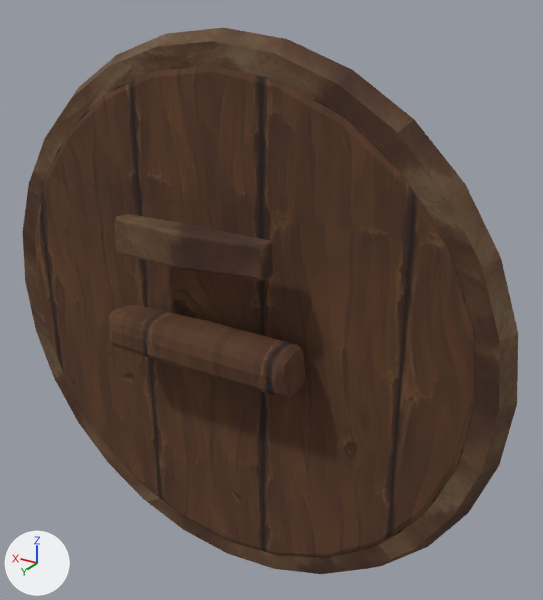
What one commit did to the glTF model assets/models/items/shield_shell.glb.
One viewpoint serves both versions: a 50 mm lens placed at (-0.484, 0.715, 0.76), pointed at (-0.037, -0.029, 0.388). Every picture has the same lights, and +X, +Y and +Z are marked at lower left. The older version comes first. Vertices at exactly the same position are counted once.

Before the edit, the objects in view are built like this:
```python
me_cube_001 = bpy.data.meshes.new('Cube.001')
me_cube_001.from_pydata(...)  # 1826 vertices, 3658 faces; spans x -0.355..0.355, y -0.1..0.1, z 0.0..0.71
# faces by material slot: [542, 476, 1776, 864]
me_cube_001.materials.append(mat_leather_dark)  # picture img_leather_dark
me_cube_001.materials.append(mat_wood_dark)  # picture img_wood_dark
me_cube_001.materials.append(mat_stone_c)  # picture img_stone_c
me_cube_001.materials.append(mat_stone_b)  # picture img_stone_b
ob_model = bpy.data.objects.new('model', me_cube_001)
ob_model.location = (0.0, 0.0, 0.0)
```
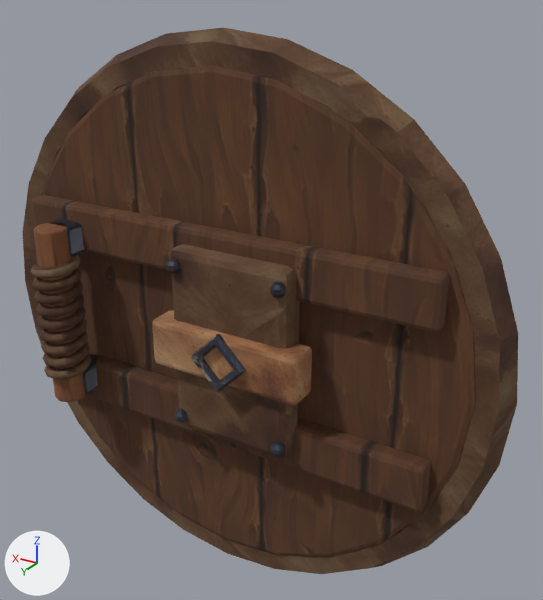
The newer file is also turned or shifted as a whole; pictures and numbers use the older file's frame.

Edits to the bpy script that builds the scene:
```text
Change me_cube_001:
    remove me_cube_001.from_pydata(...)  # 1826 vertices, 3658 faces; spans x -0.355..0.355, y -0.1..0.1, z 0.0..0.71
    add me_cube_001.from_pydata(...)  # 3391 vertices, 6736 faces; spans x -0.355..0.355, y -0.1..0.119, z 0.0..0.71
    me_cube_001 part 1: a new loose piece, a UV sphere (8 segments, 5 rings, poles along z) spanning x -0.119..-0.101, y 0.069..0.087, z 0.246..0.264, in mat_iron_a (picture img_iron_a)
    me_cube_001 part 2: a new loose piece, a UV sphere (8 segments, 5 rings, poles along z) spanning x 0.021..0.039, y 0.069..0.087, z 0.246..0.264, in mat_iron_a (picture img_iron_a)
    me_cube_001 part 3: a new loose piece, a UV sphere (8 segments, 5 rings, poles along z) spanning x -0.119..-0.101, y 0.069..0.087, z 0.446..0.464, in mat_iron_a (picture img_iron_a)
    me_cube_001 part 4: a new loose piece, a UV sphere (8 segments, 5 rings, poles along z) spanning x 0.021..0.039, y 0.069..0.087, z 0.446..0.464, in mat_iron_a (picture img_iron_a)
    me_cube_001 part 5: the loose piece of 98 vertices spanning x -0.133..0.133, y 0.041..0.097, z 0.329..0.383 is rebuilt with 56 vertices and now spans x -0.14..0.06, y 0.05..0.09, z 0.325..0.385, in mat_leather_a (picture img_leather_a)
    me_cube_001 part 6: a new loose piece of 1160 vertices spanning x 0.18..0.242, y 0.057..0.119, z 0.268..0.442, in mat_leather_dark (picture img_leather_dark)
    me_cube_001 part 7: a new loose piece of 112 vertices spanning x 0.189..0.232, y 0.067..0.11, z 0.235..0.475, in mat_wood_b (picture img_wood_b)
    me_cube_001 part 8: a new loose piece of 56 vertices spanning x -0.12..0.04, y 0.041..0.076, z 0.235..0.475, in mat_leather_dark (picture img_leather_dark)
    me_cube_001 part 9: a new loose piece of 56 vertices spanning x -0.28..0.28, y 0.032..0.057, z 0.435..0.495, in mat_wood_dark (picture img_wood_dark)
    me_cube_001 part 10: a new loose piece of 56 vertices spanning x -0.28..0.28, y 0.032..0.057, z 0.215..0.275, in mat_wood_dark (picture img_wood_dark)
    me_cube_001 part 11: a new loose piece of 56 vertices spanning x 0.191..0.231, y 0.033..0.083, z 0.235..0.275, in mat_iron_a (picture img_iron_a)
    me_cube_001 part 12: a new loose piece of 56 vertices spanning x 0.191..0.231, y 0.033..0.083, z 0.435..0.475, in mat_iron_a (picture img_iron_a)
    me_cube_001 part 13: a new loose piece of 24 vertices spanning x -0.077..-0.003, y 0.087..0.099, z 0.318..0.392, in mat_iron_a (picture img_iron_a)
    me_cube_001 part 14: the loose piece of 105 vertices spanning x -0.103..0.103, y 0.066..0.1, z 0.464..0.508 is deleted
    me_cube_001 part 15: 3260 kept faces spanning x -0.355..0.355, y -0.1..0.033, z 0.0..0.71 get new texture (UV) coordinates
    add me_cube_001.materials.append(mat_leather_a)  # picture img_leather_a
    add me_cube_001.materials.append(mat_iron_a)  # picture img_iron_a
    add me_cube_001.materials.append(mat_wood_b)  # picture img_wood_b
```

Changed parts and their boxes (x1, y1, x2, y2) in the pictures (543 x 600 px):
part 1 of me_cube_001, added
    after: (270, 441, 285, 457)
part 2 of me_cube_001, added
    after: (174, 408, 187, 423)
part 3 of me_cube_001, added
    after: (270, 282, 286, 298)
part 4 of me_cube_001, added
    after: (165, 258, 180, 273)
part 5 of me_cube_001, rebuilt (19% narrower)
    before: (108, 305, 305, 398)
    after: (152, 311, 312, 405)
part 6 of me_cube_001, added (brown)
    after: (31, 254, 91, 379)
part 7 of me_cube_001, added (brown)
    after: (33, 222, 85, 402)
part 8 of me_cube_001, added (brown)
    after: (171, 244, 300, 459)
part 9 of me_cube_001, added (brown)
    after: (32, 195, 449, 332)
part 10 of me_cube_001, added (brown)
    after: (87, 352, 431, 512)
part 11 of me_cube_001, added
    after: (83, 353, 101, 395)
part 12 of me_cube_001, added
    after: (49, 219, 84, 256)
part 13 of me_cube_001, added
    after: (191, 334, 246, 391)
part 14 of me_cube_001, deleted (brown)
    before: (115, 214, 274, 281)
part 15 of me_cube_001, surface changed
    both: (23, 28, 518, 574)
